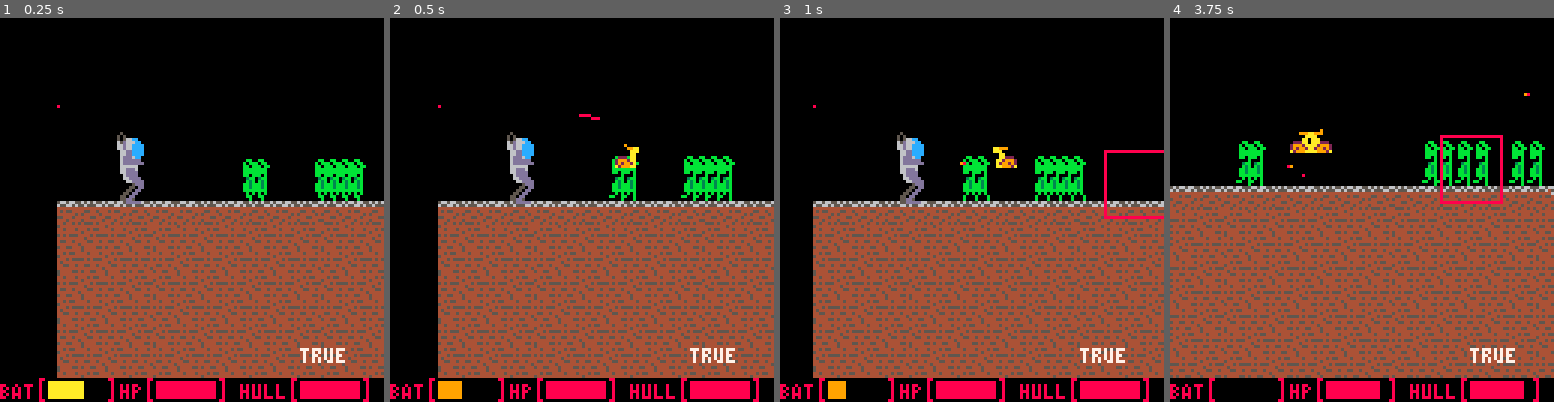
Above: before the commit, frames 1-4 (left to right).
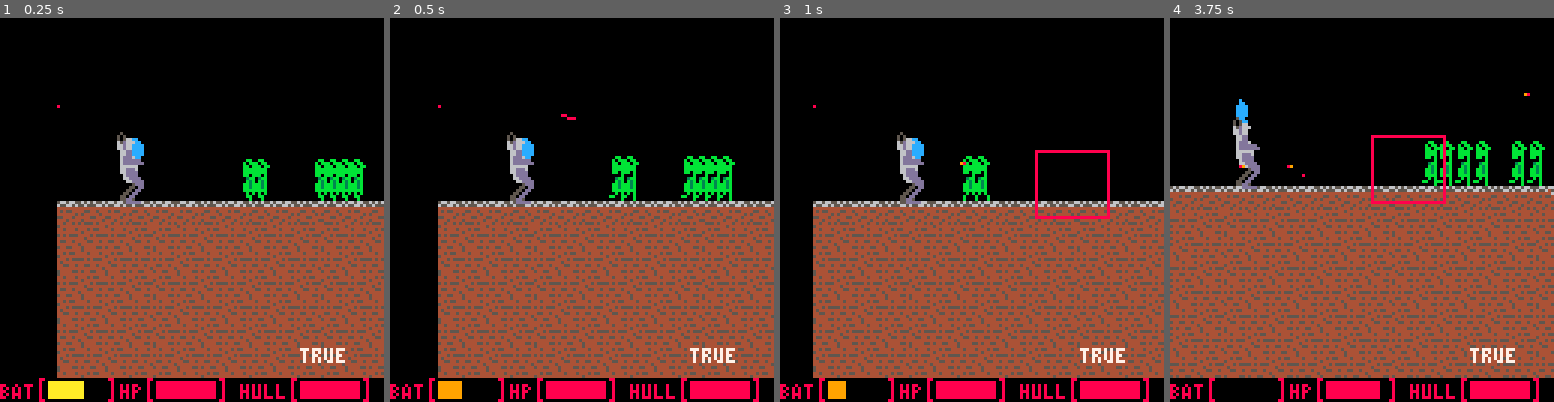
Above: after the commit, the same moments.

Repository: M2tias/LD39
Game: PICO-8 cartridge carts/mech.p8
The game is run twice, just before and just after one commit, with the same random seed, the same clock (stepped at 60 frames per second) and the same inputs.
Inputs:
- Up to frame 1 (0.25 s): no input
- Up to frame 2 (0.5 s): tap X (X key) at 0.33 s
- Up to frame 3 (1 s): tap O (Z key) at 0.7 s
- Up to frame 4 (3.75 s): tap X (X key) at 1.07, 1.85, 2.97 s; hold Right 1.6-2.1 s; tap O (Z key) every 0.4 s from 1.7 to 3.7 s; hold Up 2.15-2.42 s; hold Right 2.47-3.03 s; hold Left 3.08-3.58 s; hold Down from 3.63 s (still down)

Frame 1 is identical in both runs. In frame 2, 0.3% of the frame differs, in the area x 44-65%, y 25-40%; in frame 3, 2.1%; in frame 4, 2.6%, in the area x 16-94%, y 21-100%.

Commit message:
Balancing rockets

Diff:
--- a/carts/mech.p8
+++ b/carts/mech.p8
@@ -158,7 +158,7 @@
 		if(btnp(4, 0)) then
 			mech_shoot()
 		elseif(btnp(5, 0)) then
-			create_underground_enemy()
+			--create_underground_enemy()
 			mech_rockets()
 		end
 	elseif(char.inside) then
@@ -318,8 +318,8 @@
 			if(rocket.explode) then
 				local rx = rocket.x + rocket.dx
 				local ry = rocket.y + rocket.dy
-				debug_r = {x1 = rx-10, y1 = ry-17, x2 = rx+10, y2 = ry+5}
-				if(rx-10 < enemy.x+4 and rx+10 > enemy.x+4) then
+				debug_r = {x1 = rx-12, y1 = ry-17, x2 = rx+12, y2 = ry+5}
+				if(rx-12 < enemy.x+4 and rx+12 > enemy.x+4) then
 					if(ry-17 < enemy.y+4 and ry+5 > enemy.y+4) then
 						del(enemies, enemy)
 					end
@@ -449,19 +449,19 @@
 function rocket_path(rocket)
 	paths = {
 		{x = 0, y = 0, dx = 0, dy = -3},
-		{x = 2, y = -5, dx = 4, dy = -7},
-		{x = 6, y = -9, dx = 10, dy = -11},
-		{x = 12, y = -10, dx = 18, dy = -10},
-		{x = 24, y = -9, dx = 30, dy = -8},
-		{x = 30, y = -8, dx = 36, dy = -7},
-		{x = 40, y = -6, dx = 44, dy = -5},
-		{x = 48, y = -4, dx = 52, dy = -2},
-		{x = 56, y = -1, dx = 60, dy = 0},
-		{x = 64, y = 1, dx = 68, dy = 2},
-		{x = 70, y = 4, dx = 72, dy = 6},
-		{x = 74, y = 8, dx = 76, dy = 10},
-		{x = 78, y = 12, dx = 80, dy = 14},
-		{x = 82, y = 17, dx = 84, dy = 20}
+		{x = 1, y = -5, dx = 3, dy = -7},
+		{x = 4, y = -9, dx = 7, dy = -11},
+		{x = 9, y = -10, dx = 13, dy = -10},
+		{x = 18, y = -9, dx = 22, dy = -8},
+		{x = 22, y = -8, dx = 27, dy = -7},
+		{x = 30, y = -6, dx = 33, dy = -5},
+		{x = 36, y = -4, dx = 39, dy = -2},
+		{x = 42, y = -1, dx = 45, dy = 0},
+		{x = 48, y = 1, dx = 51, dy = 2},
+		{x = 52, y = 4, dx = 54, dy = 6},
+		{x = 55, y = 8, dx = 57, dy = 10},
+		{x = 58, y = 12, dx = 60, dy = 14},
+		{x = 61, y = 17, dx = 63, dy = 20}
 	}
 	if(rocket.step > #paths) then
 		rocket.dx = paths[#paths].dx
@@ -599,10 +599,6 @@
 	for rocket in all(rockets) do
 		local c = rocket_path(rocket)
 		line(rocket.x + c.x, rocket.y + c.y, rocket.x + c.dx, rocket.y + c.dy, 8)
-	end
-
-	for battery in all(batteries) do
-		spr(79, battery.x, battery.y)
 	end
 
 	-- debug
Not shown, changed: config.txt
